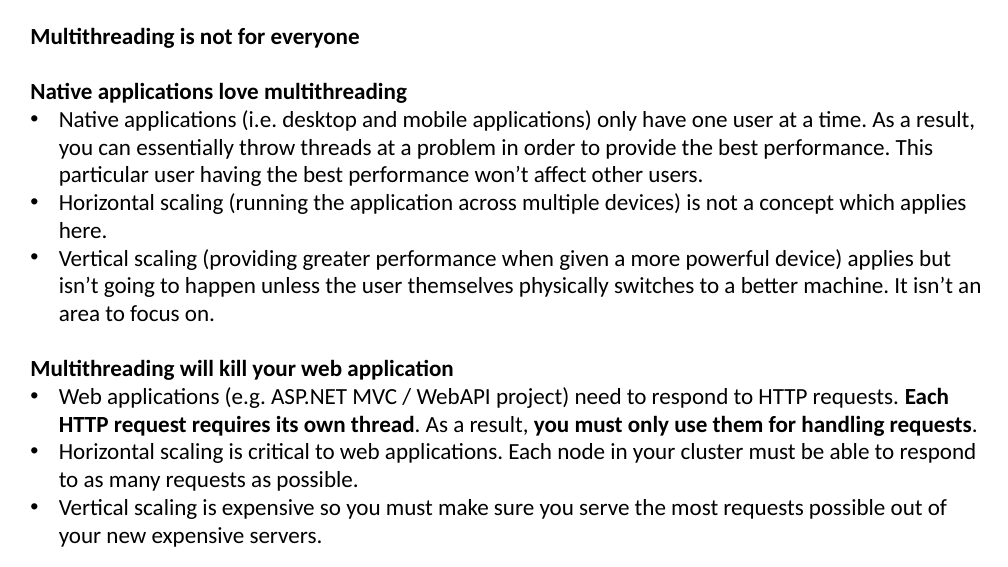
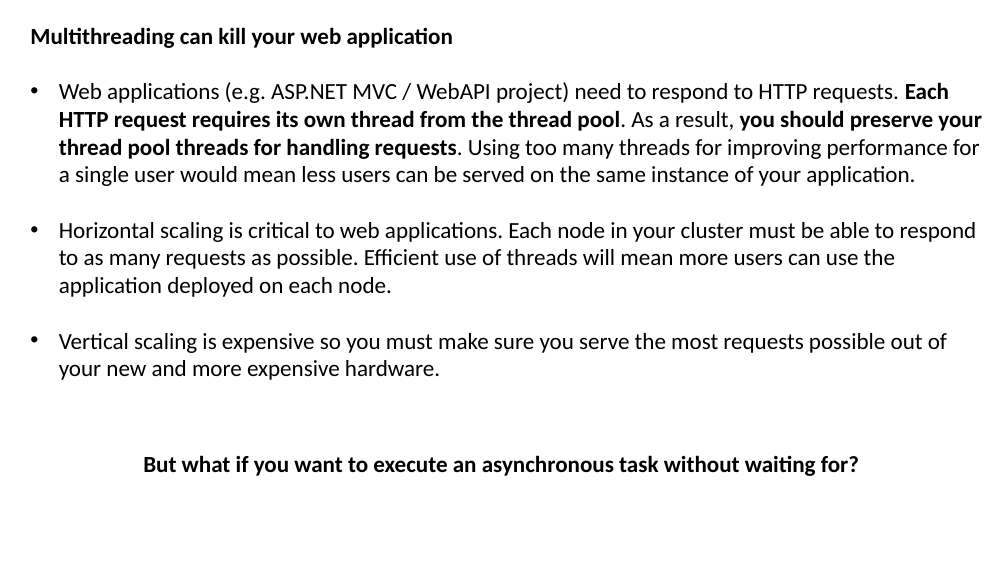
Before and after one commit to JoshKain/AsyncAwaitQuiz, a slide deck: slide 31 of Async and await presentation.pptx (slide 29 before the commit). Drawn at 1008x567 pixels with LibreOffice and Linux fonts; fonts in the diff are those of the drawing. Boxes give left, top, right and bottom in pixels: in the first picture for what was removed or moved away, otherwise in the second. Text is boxed around its words. In the diff, an @@ line names an element or a change of style, - is before the commit and + after.

Commit message:
Refactor and updated slides

```diff
--- a/Async and await presentation.pptx
+++ b/Async and await presentation.pptx
@@ text at (30, 27, 982, 380): text changed @@
-Multithreading is not for everyone
-Native applications love multithreading
-• Native applications (i.e. desktop and mobile applications) only have one user at a time. As a result, you can essentially throw threads at a problem in order to provide the best performance. This particular user having the best performance won’t affect other users.
-• Horizontal scaling (running the application across multiple devices) is not a concept which applies here.
-• Vertical scaling (providing greater performance when given a more powerful device) applies but isn’t going to happen unless the user themselves physically switches to a better machine. It isn’t an area to focus on.
-Multithreading will kill your web application
-• Web applications (e.g. ASP.NET MVC / WebAPI project) need to respond to HTTP requests. Each HTTP request requires its own thread. As a result, you must only use them for handling requests.
-• Horizontal scaling is critical to web applications. Each node in your cluster must be able to respond to as many requests as possible.
-• Vertical scaling is expensive so you must make sure you serve the most requests possible out of your new expensive servers.
+Multithreading can kill your web application
+• Web applications (e.g. ASP.NET MVC / WebAPI project) need to respond to HTTP requests. Each HTTP request requires its own thread from the thread pool. As a result, you should preserve your thread pool threads for handling requests. Using too many threads for improving performance for a single user would mean less users can be served on the same instance of your application.
+• Horizontal scaling is critical to web applications. Each node in your cluster must be able to respond to as many requests as possible. Efficient use of threads will mean more users can use the application deployed on each node.
+• Vertical scaling is expensive so you must make sure you serve the most requests possible out of your new and more expensive hardware.
@@ text added at (143, 455, 859, 476), 22 pt, text #000000, bold @@
+But what if you want to execute an asynchronous task without waiting for?
```
Also in this commit, not shown: 4 other slides changed, 7 slides added, 2 other files.
